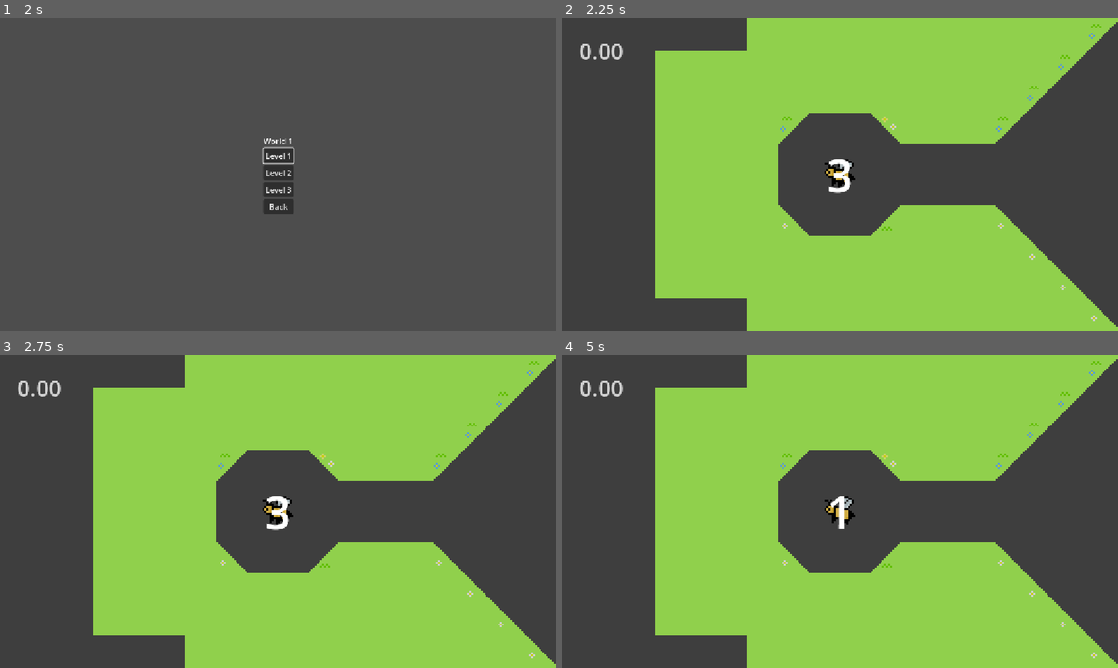
Above: before the commit, frames 1-4 (two rows, left to right).
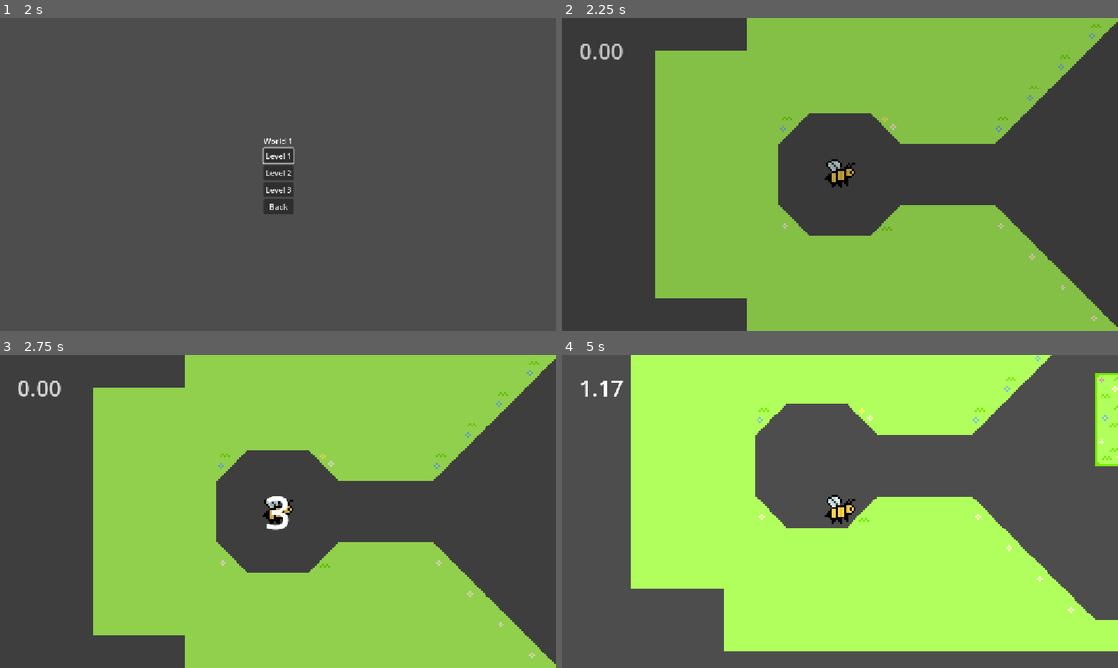
Above: after the commit, the same moments.

Repository: futurefleagames-lab/bee-line
Game: Godot game, scene res://scenes/menus/main_menu.tscn
Two runs of this game, one before a commit and one after it. Both use one fixed random seed, a clock stepped at 60 frames per second and the inputs below. The engine's default icon, where the game draws it, is replaced by a stand-in: a white triangle on a blue panel in a dark square.
Inputs (mouse positions are in pixels of both pictures, inside the frame that each line leads up to):
- Up to frame 1 (2 s): click "PLAY" at 0.5 s; click "World 1" at 1.25 s
- Up to frame 2 (2.25 s): click "Level 1" at 2 s
- Up to frame 3 (2.75 s): no input
- Up to frame 4 (5 s): tap Enter (ui_accept) at 2.75, 3.02, 3.77 s; move the mouse to (962, 495) at 2.77 s; hold D (right) 2.78-3.53 s; tap Space (dash) at 2.85, 3.6, 4.35 s; click (962, 495) at 2.92 s; move the mouse to (728, 527) at 3.52 s; hold S (down) 3.53-4.28 s; move the mouse to (895, 442) at 4.27 s; hold D (right) from 4.28 s (still down)

Frame 1 is identical in both runs. In frame 2, 0.4% of the frame differs, in the area x 47-53%, y 45-56%; in frame 3, 0.2%; in frame 4, 70%, in the area x 3-100%, y 0-100%.

Commit message:
asset implementation and level fade in and out

Diff:
--- a/scenes/HUD/LevelHUD.tscn
+++ b/scenes/HUD/LevelHUD.tscn
@@ -6,6 +6,60 @@
 #Godot is complaining at me so I am adding this
 #. Don't touch it
 "
+
+[sub_resource type="Animation" id="Animation_h1e0d"]
+length = 0.001
+tracks/0/type = "value"
+tracks/0/imported = false
+tracks/0/enabled = true
+tracks/0/path = NodePath("ColorRect:modulate")
+tracks/0/interp = 1
+tracks/0/loop_wrap = true
+tracks/0/keys = {
+"times": PackedFloat32Array(0),
+"transitions": PackedFloat32Array(1),
+"update": 0,
+"values": [Color(0, 0, 0, 1)]
+}
+
+[sub_resource type="Animation" id="Animation_ufpb3"]
+resource_name = "fade_in"
+length = 0.19999999999999998
+tracks/0/type = "value"
+tracks/0/imported = false
+tracks/0/enabled = true
+tracks/0/path = NodePath("ColorRect:modulate")
+tracks/0/interp = 1
+tracks/0/loop_wrap = true
+tracks/0/keys = {
+"times": PackedFloat32Array(0, 0.2),
+"transitions": PackedFloat32Array(1, 1),
+"update": 0,
+"values": [Color(0, 0, 0, 1), Color(0, 0, 0, 0)]
+}
+
+[sub_resource type="Animation" id="Animation_3bfp8"]
+resource_name = "fade_out"
+length = 0.19999999999999998
+tracks/0/type = "value"
+tracks/0/imported = false
+tracks/0/enabled = true
+tracks/0/path = NodePath("ColorRect:modulate")
+tracks/0/interp = 1
+tracks/0/loop_wrap = true
+tracks/0/keys = {
+"times": PackedFloat32Array(0, 0.2),
+"transitions": PackedFloat32Array(1, 1),
+"update": 0,
+"values": [Color(0, 0, 0, 0), Color(0, 0, 0, 1)]
+}
+
+[sub_resource type="AnimationLibrary" id="AnimationLibrary_tm8vq"]
+_data = {
+&"RESET": SubResource("Animation_h1e0d"),
+&"fade_in": SubResource("Animation_ufpb3"),
+&"fade_out": SubResource("Animation_3bfp8")
+}
 
 [node name="LevelHud" type="CanvasLayer" unique_id=812462990]
 script = SubResource("GDScript_h1e0d")
@@ -49,3 +103,26 @@
 text = "3"
 horizontal_alignment = 1
 vertical_alignment = 1
+
+[node name="Fade" type="Control" parent="." unique_id=1684427620]
+process_mode = 3
+visible = false
+layout_mode = 3
+anchors_preset = 15
+anchor_right = 1.0
+anchor_bottom = 1.0
+grow_horizontal = 2
+grow_vertical = 2
+
+[node name="ColorRect" type="ColorRect" parent="Fade" unique_id=1622546449]
+modulate = Color(0, 0, 0, 1)
+layout_mode = 1
+anchors_preset = 15
+anchor_right = 1.0
+anchor_bottom = 1.0
+grow_horizontal = 2
+grow_vertical = 2
+color = Color(0, 0, 0, 1)
+
+[node name="AnimationPlayer" type="AnimationPlayer" parent="Fade" unique_id=2005219865]
+libraries/ = SubResource("AnimationLibrary_tm8vq")
--- a/scenes/bee.tscn
+++ b/scenes/bee.tscn
@@ -3,12 +3,25 @@
 [ext_resource type="Script" uid="uid://cg4wq0calk4gc" path="res://scripts/bee.gd" id="1_vie5o"]
 [ext_resource type="Texture2D" uid="uid://dv6rxk1b45hyh" path="res://assets/bee-stagnant.png" id="2_ogg2i"]
 [ext_resource type="Texture2D" uid="uid://djussrbtieunf" path="res://assets/bee.png" id="2_vie5o"]
+[ext_resource type="Texture2D" uid="uid://dsebvvphw18y4" path="res://assets/bee-death.png" id="3_ykkpv"]
 [ext_resource type="AudioStream" uid="uid://d2w2e41wx46f2" path="res://assets/death3.wav" id="4_yiyqc"]
 [ext_resource type="AudioStream" uid="uid://y0e5wacfj2mp" path="res://assets/dash-regular.wav" id="5_ykkpv"]
 [ext_resource type="AudioStream" uid="uid://nfrlofbbwgr7" path="res://assets/dash-perfect.wav" id="6_011rt"]
 [ext_resource type="AudioStream" uid="uid://dxuc5g7d48nbg" path="res://assets/dash-mid.wav" id="7_ovfpg"]
 [ext_resource type="AudioStream" uid="uid://cteri5wjyrnly" path="res://assets/dash-worst.wav" id="8_28ix7"]
 [ext_resource type="AudioStream" uid="uid://c238bpbjqvhgc" path="res://assets/cling.wav" id="9_vq5cx"]
+
+[sub_resource type="AtlasTexture" id="AtlasTexture_011rt"]
+atlas = ExtResource("3_ykkpv")
+region = Rect2(0, 0, 16, 16)
+
+[sub_resource type="AtlasTexture" id="AtlasTexture_ovfpg"]
+atlas = ExtResource("3_ykkpv")
+region = Rect2(16, 0, 16, 16)
+
+[sub_resource type="AtlasTexture" id="AtlasTexture_28ix7"]
+atlas = ExtResource("3_ykkpv")
+region = Rect2(32, 0, 16, 16)
 
 [sub_resource type="AtlasTexture" id="AtlasTexture_ogg2i"]
 atlas = ExtResource("2_vie5o")
@@ -27,6 +40,20 @@
 "loop": 1,
 "name": &"cling",
 "speed": 5.0
+}, {
+"frames": [{
+"duration": 1.0,
+"texture": SubResource("AtlasTexture_011rt")
+}, {
+"duration": 1.0,
+"texture": SubResource("AtlasTexture_ovfpg")
+}, {
+"duration": 1.0,
+"texture": SubResource("AtlasTexture_28ix7")
+}],
+"loop": 1,
+"name": &"death",
+"speed": 1.2
 }, {
 "frames": [{
 "duration": 1.0,
@@ -50,7 +77,7 @@
 [node name="AnimatedSprite2D" type="AnimatedSprite2D" parent="." unique_id=1326888453]
 scale = Vector2(10, 10)
 sprite_frames = SubResource("SpriteFrames_2xnet")
-animation = &"cling"
+animation = &"flight"
 autoplay = "flight"
 
 [node name="CollisionShape2D" type="CollisionShape2D" parent="." unique_id=418103863]
--- a/scenes/levels/level_template.tscn
+++ b/scenes/levels/level_template.tscn
@@ -18,8 +18,6 @@
 [node name="LevelTemplate" type="Node2D" unique_id=482096296]
 script = ExtResource("1_ds0u5")
 
-[node name="Bee" parent="." unique_id=580368261 instance=ExtResource("2_4s5u3")]
-
 [node name="EndGoal" parent="." unique_id=1306961053 node_paths=PackedStringArray("level") instance=ExtResource("3_eokde")]
 position = Vector2(-3, -493)
 level = NodePath("..")
@@ -35,3 +33,5 @@
 tile_set = SubResource("TileSet_pchpq")
 rendering_quadrant_size = 8
 format = 2
+
+[node name="Bee" parent="." unique_id=580368261 instance=ExtResource("2_4s5u3")]
--- a/scenes/obstacles/end_goal.tscn
+++ b/scenes/obstacles/end_goal.tscn
@@ -1,15 +1,16 @@
 [gd_scene format=3 uid="uid://djhv1q8sdi20s"]
 
 [ext_resource type="Script" uid="uid://51x1ch52n64c" path="res://scripts/obstacles/end_goal.gd" id="1_fltlj"]
-[ext_resource type="Texture2D" uid="uid://b6fknkx5hshft" path="res://assets/icon.svg" id="2_8ogt7"]
+[ext_resource type="Texture2D" uid="uid://00g43h28xr4j" path="res://assets/goal-flower.png" id="2_fltlj"]
 
-[sub_resource type="RectangleShape2D" id="RectangleShape2D_h2dea"]
+[sub_resource type="CircleShape2D" id="CircleShape2D_ulyey"]
+radius = 7.470274
 
 [sub_resource type="SpriteFrames" id="SpriteFrames_pchpq"]
 animations = [{
 "frames": [{
 "duration": 1.0,
-"texture": ExtResource("2_8ogt7")
+"texture": ExtResource("2_fltlj")
 }],
 "loop": 1,
 "name": &"default",
@@ -21,10 +22,10 @@
 
 [node name="CollisionShape2D" type="CollisionShape2D" parent="." unique_id=1501010648]
 scale = Vector2(20, 20)
-shape = SubResource("RectangleShape2D_h2dea")
+shape = SubResource("CircleShape2D_ulyey")
 
 [node name="AnimatedSprite2D" type="AnimatedSprite2D" parent="." unique_id=1679202007]
-scale = Vector2(3.0683594, 3.0859377)
+scale = Vector2(10, 10)
 sprite_frames = SubResource("SpriteFrames_pchpq")
 
 [connection signal="body_entered" from="." to="." method="_on_body_entered"]
--- a/scripts/bee.gd
+++ b/scripts/bee.gd
@@ -1,5 +1,7 @@
 extends CharacterBody2D
 
+@onready var fade: Control = $"../LevelHud/Fade"
+@onready var fade_animation: AnimationPlayer = $"../LevelHud/Fade/AnimationPlayer"
 
 const FORCE = 175.0
 const AIR_FRICTION = 0.18
@@ -17,95 +19,116 @@
 var wall_normal = Vector2()
 var wish_vector = Vector2()
 
+func _ready() -> void:
+	$AnimatedSprite2D.set_flip_h(1)
+
 func die():
+	$death.play()
+	$AnimatedSprite2D.play("death")
+	$AnimatedSprite2D.rotation = 0
+	$AnimatedSprite2D.offset = Vector2()
+	state = "dying"
+	#get_tree().reload_current_scene()
+
+func reset():
+	get_tree().paused = true
+	fade.show()
+	fade_animation.play("fade_out")
+	await fade_animation.animation_finished
+	fade.hide()
+	get_tree().paused = false
+	State.skip_countdown = true
+	get_tree().paused = false
 	get_tree().reload_current_scene()
 
 func _physics_process(delta: float) -> void:
 
 	if Input.is_action_just_pressed("reset"):
-		State.skip_countdown = true
-		get_tree().paused = false
-		get_tree().reload_current_scene()
+		reset()
 
-	if state != "dashing":
-		wish_vector = Input.get_vector("left","right","up","down")
+	if state == "dying":
+		if $AnimatedSprite2D.frame == 2 && $AnimatedSprite2D.frame_progress > 0.80:
+			reset()
+	else:
+		if state != "dashing":
+			wish_vector = Input.get_vector("left","right","up","down")
 
-	if velocity.length() >= HARD_SPEED_CAP:
-		velocity = Vector2(HARD_SPEED_CAP, 0).rotated(velocity.angle())
+		if velocity.length() >= HARD_SPEED_CAP:
+			velocity = Vector2(HARD_SPEED_CAP, 0).rotated(velocity.angle())
 
-	if state == "flying":
-		if Input.is_action_just_pressed("dash"):
-			if wish_vector.x != 0 && wish_vector.y != 0:
-				$dash.play()
-				dash_timer = 0.25
-				state = "dashing"
-		else:
-			print(velocity.length())
-			if velocity.length() < SOFT_SPEED_CAP:
-				velocity = velocity + wish_vector * FORCE - velocity * AIR_FRICTION
+		if state == "flying":
+			if Input.is_action_just_pressed("dash"):
+				if wish_vector.x != 0 && wish_vector.y != 0:
+					$dash.play()
+					dash_timer = 0.25
+					state = "dashing"
 			else:
-				velocity = velocity + (Vector2(velocity.length(),0).rotated(wish_vector.angle()) - velocity) * delta * SOFT_CAP_TURN - Vector2(delta * SOFT_CAP_BREAK, 0).rotated(velocity.angle())
-			stored_velocity = velocity
+				#print(velocity.length())
+				if velocity.length() < SOFT_SPEED_CAP:
+					velocity = velocity + wish_vector * FORCE - velocity * AIR_FRICTION
+				else:
+					velocity = velocity + (Vector2(velocity.length(),0).rotated(wish_vector.angle()) - velocity) * delta * SOFT_CAP_TURN - Vector2(delta * SOFT_CAP_BREAK, 0).rotated(velocity.angle())
+				stored_velocity = velocity
 
-	elif state == "dashing":
-		if dash_timer <= 0:
-			state = "flying"
-		elif dash_timer < 0.002:
-			velocity = Vector2(1,0).rotated(wish_vector.angle()) * 2 * DASH_SPEED / 7
-			stored_velocity = velocity
-		elif dash_timer > 0.248:
-			velocity = Vector2(1,0).rotated(wish_vector.angle()) * DASH_SPEED / 7
-			stored_velocity = velocity
-		else:
-			velocity = Vector2(1,0).rotated(wish_vector.angle()) * DASH_SPEED
-			stored_velocity = velocity
-		dash_timer = dash_timer - delta
+		elif state == "dashing":
+			if dash_timer <= 0:
+				state = "flying"
+			elif dash_timer < 0.002:
+				velocity = Vector2(1,0).rotated(wish_vector.angle()) * 2 * DASH_SPEED / 7
+				stored_velocity = velocity
+			elif dash_timer > 0.248:
+				velocity = Vector2(1,0).rotated(wish_vector.angle()) * DASH_SPEED / 7
+				stored_velocity = velocity
+			else:
+				velocity = Vector2(1,0).rotated(wish_vector.angle()) * DASH_SPEED
+				stored_velocity = velocity
+			dash_timer = dash_timer - delta
 
-	elif state == "wall":
-		if Input.is_action_just_pressed("dash"):
-			if wall_timer > WALL_TIMER_MAX - 0.1:
-				$perfect.play()
-				velocity = Vector2((stored_velocity.length() + MAX_WALL_BOOST),0).rotated(wish_vector.angle())
-				print("perfect")
-			elif wall_timer > WALL_TIMER_MAX - 0.25:
-				$mid.play()
-				velocity = Vector2(1,0).rotated(wish_vector.angle()) * (stored_velocity.length() + MAX_WALL_BOOST * 0.5)
-				print("medium")
+		elif state == "wall":
+			if Input.is_action_just_pressed("dash"):
+				if wall_timer > WALL_TIMER_MAX - 0.1:
+					$perfect.play()
+					velocity = Vector2((stored_velocity.length() + MAX_WALL_BOOST),0).rotated(wish_vector.angle())
+					print("perfect")
+				elif wall_timer > WALL_TIMER_MAX - 0.25:
+					$mid.play()
+					velocity = Vector2(1,0).rotated(wish_vector.angle()) * (stored_velocity.length() + MAX_WALL_BOOST * 0.5)
+					print("medium")
+				else:
+					$late.play()
+					velocity = Vector2(1,0).rotated(wish_vector.angle()) * (stored_velocity.length() + MAX_WALL_BOOST * 0.25)
+					print("late")
+				state = "flying"
+				$AnimatedSprite2D.rotation = 0
+				$AnimatedSprite2D.play("flight")
+				$AnimatedSprite2D.offset = Vector2()
+			elif wall_timer <= 0:
+				velocity = wall_normal * 500
+				state = "flying"
+				$AnimatedSprite2D.rotation = 0
+				$AnimatedSprite2D.play("flight")
+				$AnimatedSprite2D.offset = Vector2()
 			else:
-				$late.play()
-				velocity = Vector2(1,0).rotated(wish_vector.angle()) * (stored_velocity.length() + MAX_WALL_BOOST * 0.25)
-				print("late")
-			state = "flying"
-			$AnimatedSprite2D.rotation = 0
-			$AnimatedSprite2D.play("flight")
-			$AnimatedSprite2D.offset = Vector2()
-		elif wall_timer <= 0:
-			velocity = wall_normal * 500
-			state = "flying"
-			$AnimatedSprite2D.rotation = 0
-			$AnimatedSprite2D.play("flight")
-			$AnimatedSprite2D.offset = Vector2()
-		else:
-			wall_timer = wall_timer - delta
+				wall_timer = wall_timer - delta
 
-	if state != "wall":
-		if wish_vector.x > 0:
-			$AnimatedSprite2D.set_flip_h(1)
-		elif wish_vector.x < 0:
-			$AnimatedSprite2D.set_flip_h(0)
+		if state != "wall":
+			if wish_vector.x > 0:
+				$AnimatedSprite2D.set_flip_h(1)
+			elif wish_vector.x < 0:
+				$AnimatedSprite2D.set_flip_h(0)
 
-	var collision = move_and_collide(velocity * delta)
+		var collision = move_and_collide(velocity * delta)
 
-	if collision:
-		wall_normal = collision.get_normal()
-		if  state != "wall":
-			$cling.play()
-			$AnimatedSprite2D.play("cling")
-			$AnimatedSprite2D.rotation = (wall_normal.angle() + PI/2)
-			$AnimatedSprite2D.offset = Vector2(0,2)
-			if stored_velocity.x > 0 && wall_normal.y > 0:
-				$AnimatedSprite2D.set_flip_h(0)
-			elif stored_velocity.x < 0 && wall_normal.y > 0:
-				$AnimatedSprite2D.set_flip_h(1)
-			state = "wall"
-			wall_timer = WALL_TIMER_MAX
+		if collision:
+			wall_normal = collision.get_normal()
+			if  state != "wall":
+				$cling.play()
+				$AnimatedSprite2D.play("cling")
+				$AnimatedSprite2D.rotation = (wall_normal.angle() + PI/2)
+				$AnimatedSprite2D.offset = Vector2(0,2)
+				if stored_velocity.x > 0 && wall_normal.y > 0:
+					$AnimatedSprite2D.set_flip_h(0)
+				elif stored_velocity.x < 0 && wall_normal.y > 0:
+					$AnimatedSprite2D.set_flip_h(1)
+				state = "wall"
+				wall_timer = WALL_TIMER_MAX
--- a/scripts/levels/level_template.gd
+++ b/scripts/levels/level_template.gd
@@ -12,24 +12,28 @@
 var elapsed_time: float = 0.0
 var level_finished: bool = false
 
-var cd_active: bool = false
+var timer_paused: bool = false
 var duration: int = 3
 
 @onready var timer_label: Label = $LevelHud/timerlabel
 @onready var complete = $LevelComplete
 
+@onready var fade: Control = $LevelHud/Fade
+@onready var fade_animation: AnimationPlayer = $LevelHud/Fade/AnimationPlayer
 @onready var overlay: Control = $LevelHud/Countdown
 @onready var cdlabel: Label = $LevelHud/Countdown/cdlabel
 
 
 # Called every frame. 'delta' is the elapsed time since the previous frame.
 func _process(delta: float) -> void:
-	if not level_finished and not cd_active:
+	if not level_finished and not timer_paused:
 		elapsed_time += delta
 	timer_label.text = "%.2f" % elapsed_time
 
+
+
 func countdown_start() -> void:
-	cd_active = true
+	timer_paused = true
 	overlay.show()
 	get_tree().paused = true
 	run_countdown()
@@ -38,9 +42,9 @@
 
 	for number in range(duration, 0, -1):
 		cdlabel.text = str(number)
-		await get_tree().create_timer(1.0, true).timeout
+		await get_tree().create_timer(0.5, true).timeout
 	overlay.hide()
-	cd_active = false
+	timer_paused = false
 	get_tree().paused = false #resume gameplay
 
 func finish_level():
@@ -66,9 +70,18 @@
 
 func _ready() -> void:
 	print("Running: ", scene_file_path)
+	timer_paused = true
+	get_tree().paused = true
+	fade.show()
+	fade_animation.play("fade_in")
+	await fade_animation.animation_finished
+	fade.hide()
 	if State.skip_countdown:
 		State.skip_countdown = false
 		overlay.hide()
+		timer_paused = false
 		get_tree().paused = false
 	else:
 		countdown_start()
+	#timer_paused = false
+	#get_tree().paused = false
--- a/scripts/menus/level_complete.gd
+++ b/scripts/menus/level_complete.gd
@@ -4,6 +4,9 @@
 @onready var menu: Control = $Control
 @onready var time_label: Label = $Control/PanelContainer/VBoxContainer/time
 @onready var medal_label: Label = $Control/PanelContainer/VBoxContainer/medal
+
+@onready var fade: Control = $"../LevelHud/Fade"
+@onready var fade_animation: AnimationPlayer = $"../LevelHud/Fade/AnimationPlayer"
 
 func results(completion: float, medal: String) -> void:
 	time_label.text = "Time: %.2f" % completion
@@ -17,11 +20,21 @@
 
 
 func _on_restart_pressed() -> void:
+	get_tree().paused = true
+	fade.show()
+	fade_animation.play("fade_out")
+	await fade_animation.animation_finished
+	fade.hide()
 	get_tree().paused = false
 	get_tree().reload_current_scene()
 
 
 func _on_next_pressed() -> void:
+	get_tree().paused = true
+	fade.show()
+	fade_animation.play("fade_out")
+	await fade_animation.animation_finished
+	fade.hide()
 	LevelManager.next()
 
 
